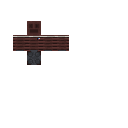
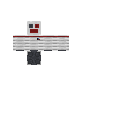
Before/after of a (128, 128) layered artwork. What changed in the layer stack:
painted on "Layer #7" over (x1=13, y1=24, x2=69, y2=37)
painted on "Layer #6" over (x1=13, y1=21, x2=69, y2=65)
